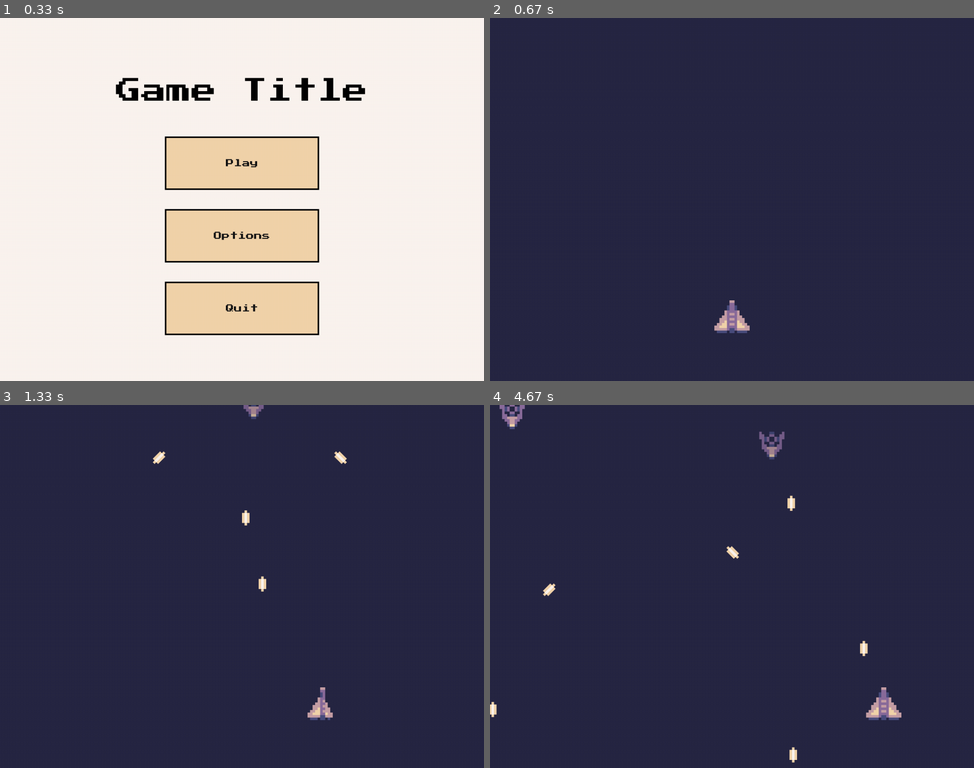
Above: before the commit, frames 1-4 (two rows, left to right).
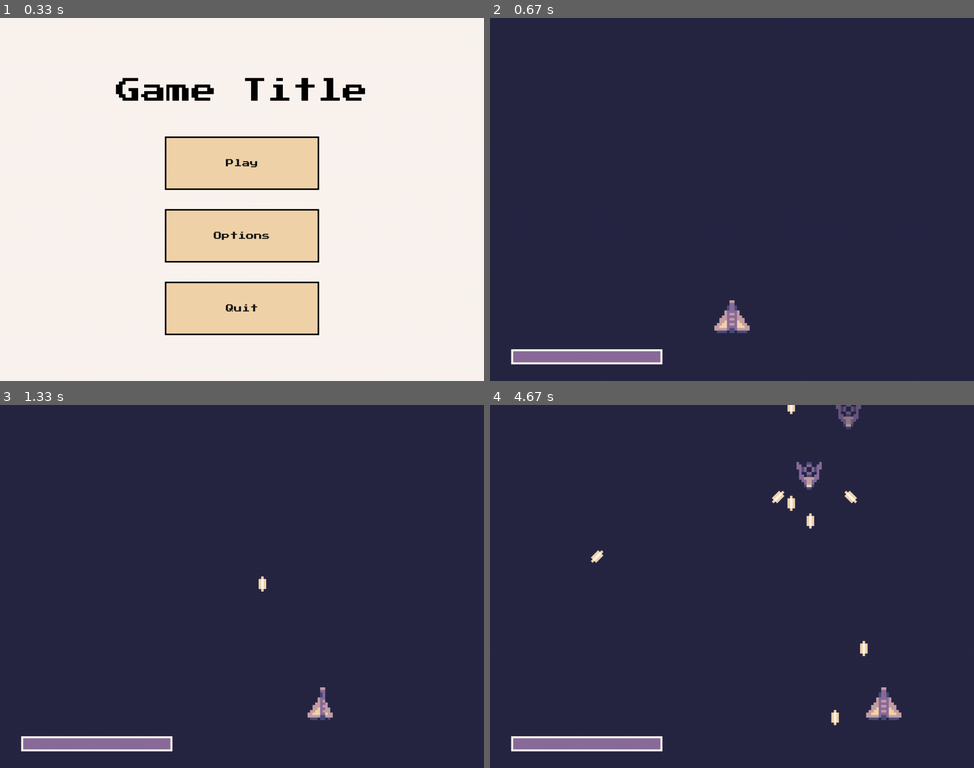
Above: after the commit, the same moments.

Repository: malaeng/12SDD-AT3
Game: pygame game, started from main.py
Same seed, same stepped clock (60 frames per second), same inputs: the game is played once before the commit and once after it.
Inputs (mouse positions are in pixels of both pictures, inside the frame that each line leads up to):
- Up to frame 1 (0.33 s): no input
- Up to frame 2 (0.67 s): click (732, 163) at 0.38 s
- Up to frame 3 (1.33 s): tap Space at 0.67, 1.07 s; hold Right from 1 s (still down)
- Up to frame 4 (4.67 s): tap Space at 1.37, 1.57, 1.87, 2.07, 2.37, 2.63, 2.93, 3.07, 3.37, 3.73, 4.03, 4.23, 4.53 s; release Right at 1.47 s; hold Right 1.5-1.97 s; hold Left 2-2.53 s; hold Left 2.57-2.97 s; hold Right 3-3.63 s; hold Left 3.67-4.13 s; hold Right 4.17-4.63 s

Frame 1 is identical in both runs. In frame 2, 1.3% of the frame differs, in the area x 4-36%, y 91-96%; in frame 3, 1.6%; in frame 4, 2.7%, in the area x 0-77%, y 0-99%.

Commit message:
Added player health and healthbar

Diff:
--- a/enemy.py
+++ b/enemy.py
@@ -27,12 +27,12 @@
         self.destroy()
 
 class Enemy(pygame.sprite.Sprite):
-    def __init__(self, name: str, pos: tuple, screen_height: int):
+    def __init__(self, name: str, pos: tuple, screen_height: int, laser_group: pygame.sprite.Group):
         super().__init__()
         self.enemy_data = {
             'fighter': {'health': 100, 'speed': 5, 'attack_type': 'basic', 'cooldown': (800, 1200), 'attack_sound': 'audio/laserSmall_001.ogg', 'image': 'graphics/enemy_fighter.png'},
             'scout': {'health': 80, 'speed': 10, 'attack_type': 'basic', 'cooldown': (700, 1500), 'attack_sound': 'audio/laserSmall_001.ogg', 'image': 'graphics/enemy_scout.png'},
-            'science': {'health': 60, 'speed': 6, 'attack_type': 'spread', 'cooldown': (900, 1500), 'attack_sound': 'audio/laserSmall_001.ogg', 'image': 'graphics/enemy_science.png'}
+            'science': {'health': 60, 'speed': 6, 'attack_type': 'spread', 'cooldown': (1200, 1600), 'attack_sound': 'audio/laserSmall_001.ogg', 'image': 'graphics/enemy_science.png'}
         }
         self.type = self.enemy_data[name]
 
@@ -42,12 +42,14 @@
 
 
         self.health = self.type['health']
+        self.max_health = self.health
         self.screen_height = screen_height
         self.chosen_position = False
         self.move_position = 0
 
         # Lasers
-        self.lasers = pygame.sprite.Group()
+        # self.lasers = pygame.sprite.Group()
+        self.game_laser_group = laser_group
         self.time_shot = 0
 
         # Audio
@@ -69,7 +71,7 @@
 
     def take_damage(self, damage: int):
         self.health -= damage
-        self.image.set_alpha(200)
+        self.image.set_alpha(255*self.health/self.max_health)
         if self.health <= 0: self.kill()
 
     def shoot(self):
@@ -77,14 +79,14 @@
         attack_type = self.type['attack_type']
         if attack_type == 'basic':
             pygame.mixer.Sound.play(self.attack_SFX)
-            self.lasers.add(Laser(self.rect.center, (0, 16), self.screen_height))
+            self.game_laser_group.add(Laser(self.rect.center, (0, 16), self.screen_height))
         elif attack_type == 'burst':
             pass
         elif attack_type == 'spread':
             pygame.mixer.Sound.play(self.attack_SFX)
-            self.lasers.add(Laser(self.rect.center, (0, 16), self.screen_height))
-            self.lasers.add(Laser(self.rect.center, (-12, 8), self.screen_height))
-            self.lasers.add(Laser(self.rect.center, (12, 8), self.screen_height))
+            self.game_laser_group.add(Laser(self.rect.center, (0, 16), self.screen_height))
+            self.game_laser_group.add(Laser(self.rect.center, (-12, 8), self.screen_height))
+            self.game_laser_group.add(Laser(self.rect.center, (12, 8), self.screen_height))
 
     def update(self):
         current_time = pygame.time.get_ticks()
@@ -92,4 +94,4 @@
             self.shoot()
         self.move()
         #self.shoot()
-        self.lasers.update()
+        #self.lasers.update()
--- a/main.py
+++ b/main.py
@@ -6,7 +6,7 @@
 
 import pygame, sys, random
 
-from player import Player
+from player import Player, Healthbar
 from menu import Menu
 from enemy import Asteroid, Enemy
 
@@ -17,38 +17,49 @@
         player_sprite = Player((screen_width / 2, screen_height - screen_height/ 8), screen_width)
         self.player = pygame.sprite.GroupSingle(player_sprite)
 
+        self.player_healthbar = Healthbar((screen_width / 5, 14*screen_height/15), (300, 30), 1)
+        self.player_healthbar_rect = self.player_healthbar.get_rect(center = (screen_width / 5, 14*screen_height/15))
+
         # Enemies
         self.enemies = pygame.sprite.Group()
         self.time_spawned = 0
-        self.spawn_cooldown = 1000
+        self.spawn_cooldown = 2000
+
+        self.enemy_lasers = pygame.sprite.Group()
 
         # Menus
         self.main_menu = Menu(
             size = (screen_width, screen_height),
+            title_size = 50,
             parent_surface_dimensions = (screen_width, screen_height),
             colour = '#fbf5ef',
             alpha = 255,
             title = "Game Title",
+            text = [],
             buttons = ["Play", "Options", "Quit"],
             stack = True
             )
 
         self.pause_menu = Menu(
             size = (8*screen_width/9, 8*screen_height/9),
+            title_size = 50,
             parent_surface_dimensions = (screen_width, screen_height),
             colour = '#fbf5ef',
             alpha = 200,
             title = "Game Paused",
+            text = [],
             buttons = ["Continue", "Options", "Quit to Menu"],
             stack = True
             )
 
         self.upgrade_menu = Menu(
             size = (2*screen_width/3, 2*screen_height/3),
+            title_size = 50,
             parent_surface_dimensions = (screen_width, screen_height),
             colour = '#fbf5ef',
             alpha = 200,
             title = "Choose Upgrade",
+            text = [],
             buttons = ["Upgrade 1", "Upgrade 2"],
             stack = False
         )
@@ -109,7 +120,7 @@
         self.time_spawned = pygame.time.get_ticks()
         spawn_x = random.randint(0, screen_width)
         #self.enemies.add(Asteroid((spawn_x, -20)))
-        self.enemies.add(Enemy('science', (spawn_x, -20), screen_height))
+        self.enemies.add(Enemy('science', (spawn_x, -20), screen_height, self.enemy_lasers))
 
     def collision_checks(self):
         if self.player.sprite.lasers:
@@ -118,8 +129,16 @@
                 enemies_hit = pygame.sprite.spritecollide(laser, self.enemies, False)
                 if enemies_hit:
                     for enemy in enemies_hit:
-                        enemy.take_damage(50)
+                        enemy.take_damage(self.player.sprite.damage)
                     laser.kill()
+        if self.enemy_lasers:
+            for laser in self.enemy_lasers:
+                if pygame.sprite.spritecollide(laser, self.player, False):
+                    laser.kill()
+                    print('player hit')
+                    self.player.sprite.health -= 50
+                    if self.player.sprite.health <= 0:
+                        print('game over')
 
     def quit_game(self):
         pygame.quit()
@@ -134,14 +153,24 @@
             self.pause_menu_run()
         else:
             self.player.sprite.lasers.draw(screen)
-            for enemy in self.enemies:
-                enemy.lasers.draw(screen)
+            screen.blit(self.player_healthbar, self.player_healthbar_rect)
+            # for enemy in self.enemies:
+            #     enemy.lasers.draw(screen)
 
             self.player.update()
             self.player.draw(screen)
             self.enemy_handler()
             self.enemies.draw(screen)
             self.collision_checks()
+
+
+            self.player_healthbar.process((self.player.sprite.health/self.player.sprite.max_health))
+            # self.player_healthbar.blit(self.player_healthbar.percent_image, self.player_healthbar.percent_rect)
+
+
+            self.enemy_lasers.update()
+            self.enemy_lasers.draw(screen)
+
 
 if __name__ == '__main__':
     pygame.init()
--- a/menu.py
+++ b/menu.py
@@ -70,7 +70,7 @@
         self.blit(self.text_surf, self.text_rect)
 
 class Menu(pygame.Surface): # Menu inherits from pygame.Surface
-    def __init__(self, size: tuple, parent_surface_dimensions: tuple, colour: str, alpha: int, title: str, buttons: list, stack: bool):
+    def __init__(self, size: tuple, title_size: int, parent_surface_dimensions: tuple, colour: str, alpha: int, title: str, text: list, buttons: list, stack: bool):
         super().__init__(size)
 
         self.stack = stack
@@ -85,8 +85,12 @@
         self.height = self.get_height()
 
         # Title
-        self.title_font = pygame.font.Font('graphics/PressStart2P.ttf', 50)
+        self.title_font = pygame.font.Font('graphics/PressStart2P.ttf', title_size)
         self.title = title
+
+        # Text
+        self.text_elements = text
+
 
         # Buttons
         self.button_titles = buttons
--- a/player.py
+++ b/player.py
@@ -8,6 +8,9 @@
         self.image = pygame.image.load('graphics/player.png').convert_alpha()
         self.rect = self.image.get_rect(midbottom = pos)
         self.speed = 8
+        self.damage = 20
+        self.health = 500
+        self.max_health = self.health
         self.max_x_constraint = constraint
 
         self.charged = True
@@ -15,6 +18,8 @@
         self.cooldown = 150
 
         self.lasers = pygame.sprite.Group()
+
+
 
         # Audio
         self.laser_SFX_01 = pygame.mixer.Sound('audio/laserSmall_001.ogg')
@@ -60,8 +65,43 @@
         if self.rect.right >= self.max_x_constraint:
             self.rect.right = self.max_x_constraint
 
+    def take_damage(self, damage):
+        self.health -= damage
+        self.image.set_alpha(200)
+        if self.health <= 0:
+            pass
+
     def update(self):
         self.get_input()
         self.constraint()
         self.recharge()
         self.lasers.update()
+
+class Healthbar(pygame.Surface):
+    def __init__(self, pos:tuple, size: tuple, percent: float):
+        super().__init__(size)
+        self.width = size[0]
+        self.height = size[1]
+        self.health_percent = percent
+        self.colours = {
+            'border': '#fbf5ef',
+            'hi_health': '#8b6d9c',
+            'lo_health': '#c69fa5'
+        }
+        self.pos = pos
+
+        self.fill(self.colours['border'])
+        #self.update(self.health_percent)
+        #self.percent_image = pygame.Surface((self.width*percent-8, self.height-8))
+        #self.percent_image.fill((random.choice(('red', 'blue'))))
+
+
+    def process(self, percent: float):
+        if percent >= 0 :
+            print(percent)
+            self.percent_image = pygame.Surface((self.width-8, self.height-8))
+            self.percent_image = pygame.transform.scale_by(self.percent_image, (percent, 1))
+            self.percent_image.fill(self.colours['hi_health' if percent > 0.3 else 'lo_health'])
+            self.percent_image_rect = self.percent_image.get_rect(topleft = (4, 4))
+            self.fill(self.colours['border'])
+            self.blit(self.percent_image, self.percent_image_rect)
